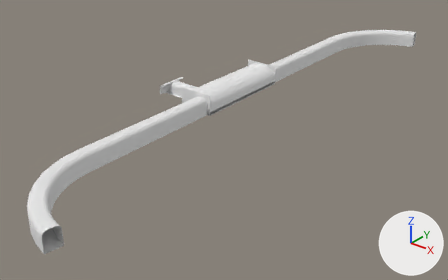
A saved change to the Blender file resources/environments/ENVI_Subway.blend.
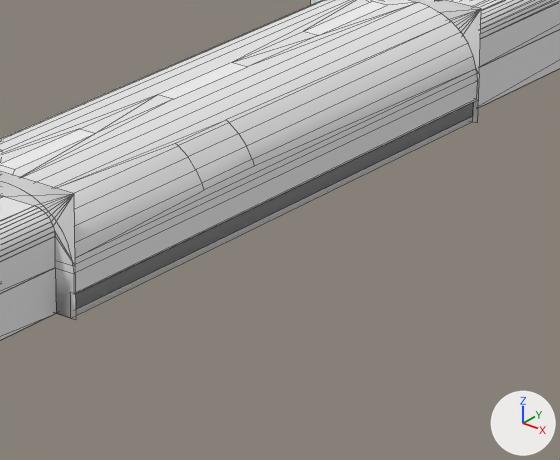
Each version appears first whole from a 50 mm lens placed at (55.3, -66.0, 35.1), pointed at (1.4, 1.4, -6.7), and next in a close-up on the part from 44% to 64% of the width and 23% to 50% of the height. Lighting does not change. The marker at lower right points along +X, +Y and +Z. The close-ups show mesh edges as thin lines.

The older version as bpy lines, for what is in view:
```python
ob_envi_subway = bpy.data.objects.new('ENVI_Subway', me_envi_subway)
ob_envi_subway.location = (0.0, 0.0, 0.0)
ob_envi_subway_001 = bpy.data.objects.new('ENVI_Subway.001', me_envi_subway_001)
ob_envi_subway_001.location = (0.0, 0.0, 0.0)
ob_envi_subway_002 = bpy.data.objects.new('ENVI_Subway.002', me_envi_subway_002)
ob_envi_subway_002.location = (0.0, 0.0, 0.0)
# me_envi_subway
# before: 189 (1.8, 14.0, -1.0) at pixel (472, 116), 190 (1.8, -2.5, -1.0) at pixel (70, 312), 191 (1.8, 14.0, -0.6) at pixel (473, 102), 192 (1.8, -2.5, -0.6) at pixel (70, 296)
```
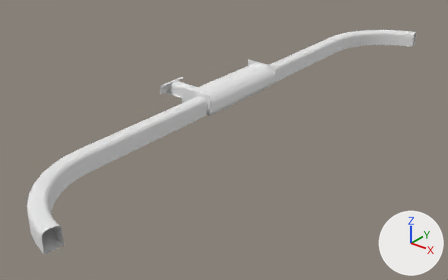
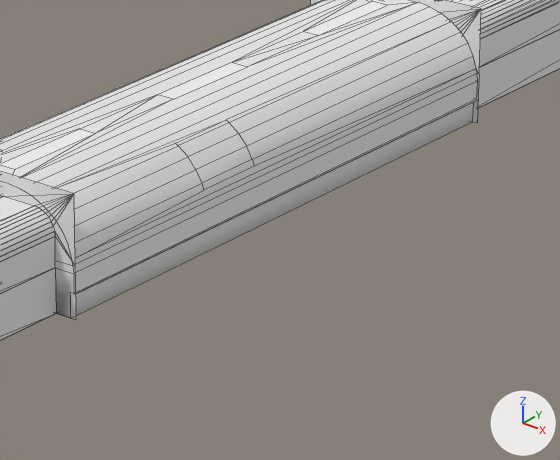
The change, as a diff of the scene's bpy script:
```diff
--- a/resources/environments/ENVI_Subway.blend.py
+++ b/resources/environments/ENVI_Subway.blend.py
@@ me_envi_subway @@
 me_envi_subway.from_pydata(...)  # 259 vertices, 205 faces; spans x -8.5..2.0, y -2.5..14.0, z -1.2..2.0
 # used by ob_envi_subway; location = (0.0, 0.0, 0.0)
 # verts and faces of me_envi_subway; kept vertices keep their numbers, new ones are numbered from 259
+# me_envi_subway part 1
+delete_vertices([189, 190])  # with the faces that use them
 me_envi_subway.materials.append(mat_light)
```

Where the change shows, as pixel boxes [x1, y1, x2, y2] in the close-ups (560 x 460 px):
part 1 of me_envi_subway, deleted: before [75, 104, 473, 308]
